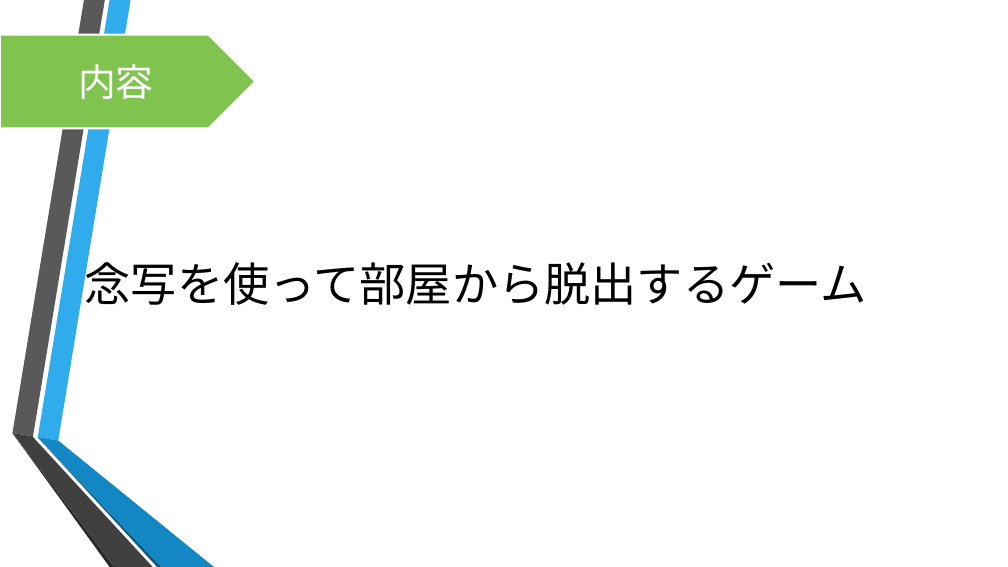
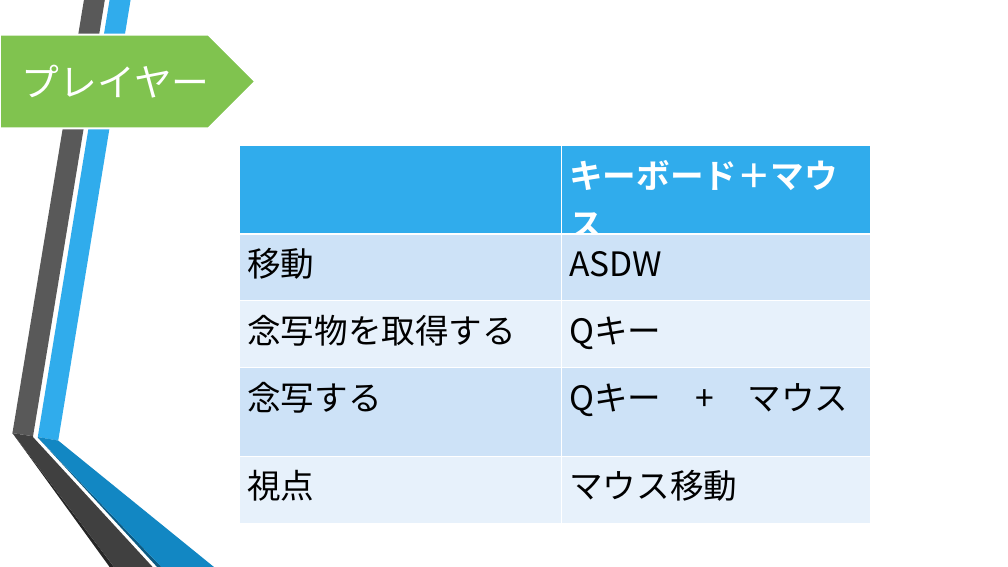
Before and after one commit to motoyaIto/TeamGifu, a slide deck: slide 2 of 超能力脱出劇_企画書.pptx. Drawn at 1008x567 pixels with LibreOffice and Linux fonts; fonts in the diff are those of the drawing; background and template pictures are left out. Boxes give left, top, right and bottom in pixels: in the first picture for what was removed or moved away, otherwise in the second. Text is boxed around its words. In the diff, an @@ line names an element or a change of style, - is before the commit and + after.

```diff
--- a/超能力脱出劇_企画書.pptx
+++ b/超能力脱出劇_企画書.pptx
@@ text in pentagon arrow at (22,64,210,98): text changed @@
-内容
+プレイヤー
@@ table added at (240,146,870,505), 5 rows, 2 columns @@
+ | キーボード＋マウス
+移動 | ASDW
+念写物を取得する | Qキー
+念写する | Qキー + マウス
+視点 | マウス移動
@@ text removed at (85,254,867,305) @@
-念写を使って部屋から脱出するゲーム
```
Also in this commit, not shown: 1 slide added, 1 slide removed.
